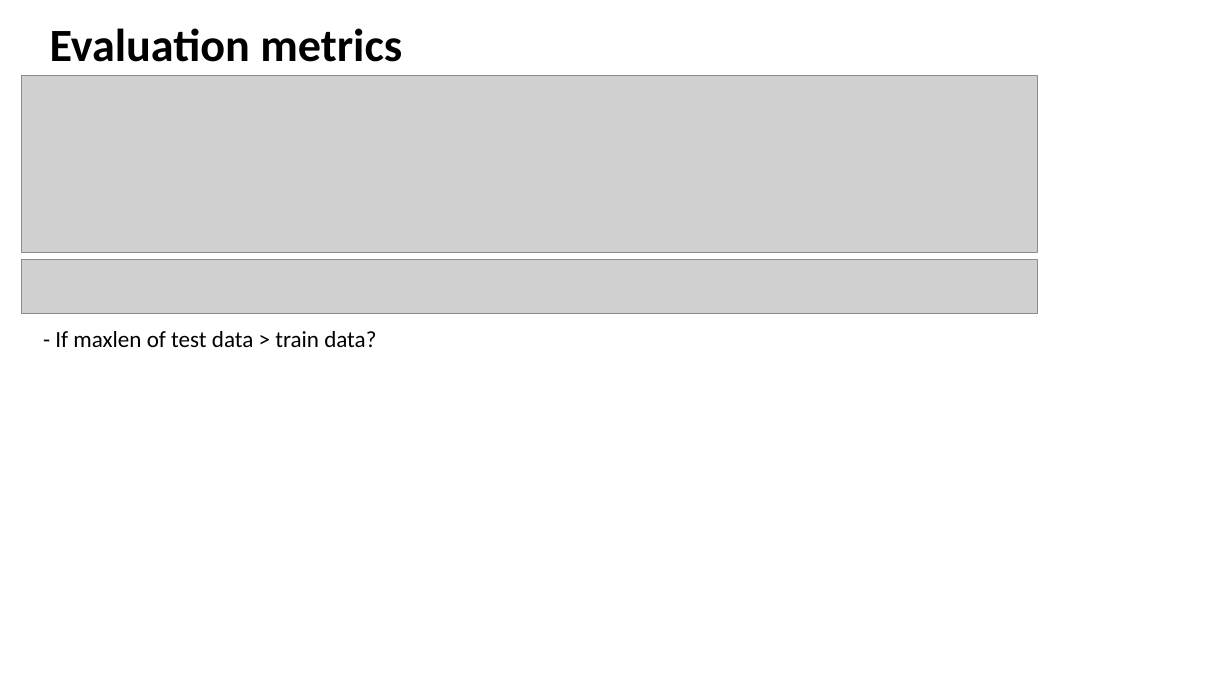
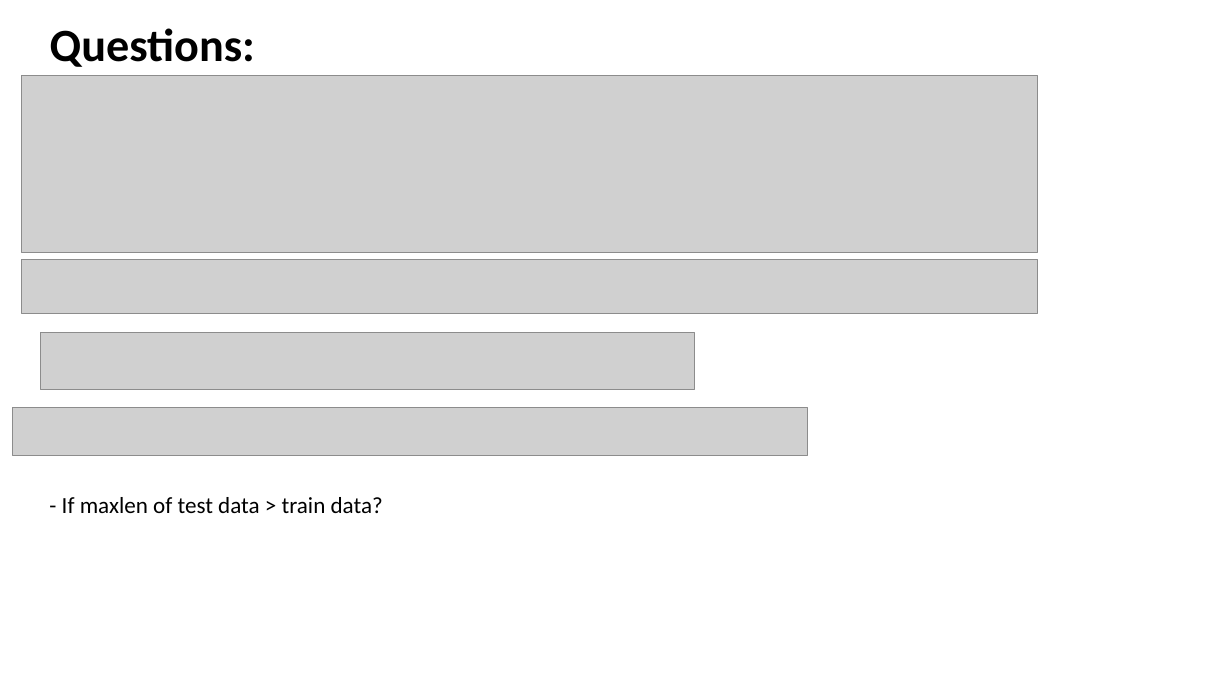
Before and after one commit to guptam/process-sequence, a slide deck: slide 15 of report.pptx. Drawn at 1232x693 pixels with LibreOffice and Linux fonts; fonts in the diff are those of the drawing; grey boxes stand for pictures. Boxes give left, top, right and bottom in pixels: in the first picture for what was removed or moved away, otherwise in the second. Text is boxed around its words. In the diff, an @@ line names an element or a change of style, - is before the commit and + after.

```diff
--- a/report.pptx
+++ b/report.pptx
@@ title at <box>50,28,255,67</box>: text changed @@
-Evaluation metrics
+Questions:
@@ picture added at <box>41,333,695,389</box> @@
@@ picture added at <box>13,408,808,457</box> @@
@@ text "- If maxlen of test ...": place and size @@
-text "- If maxlen of test ..." at <box>55,331,376,347</box>
+text "- If maxlen of test ..." at <box>62,497,383,513</box>
```
Also in this commit, not shown: 2 other slides changed, 5 other files.
